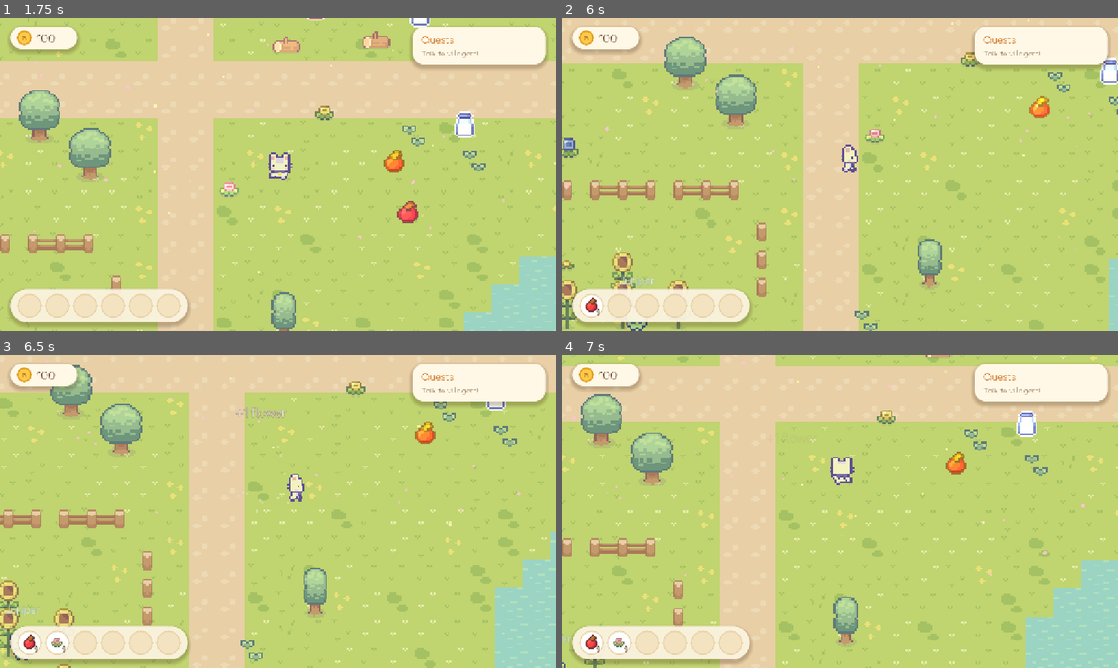
Above: before the commit, frames 1-4 (two rows, left to right).
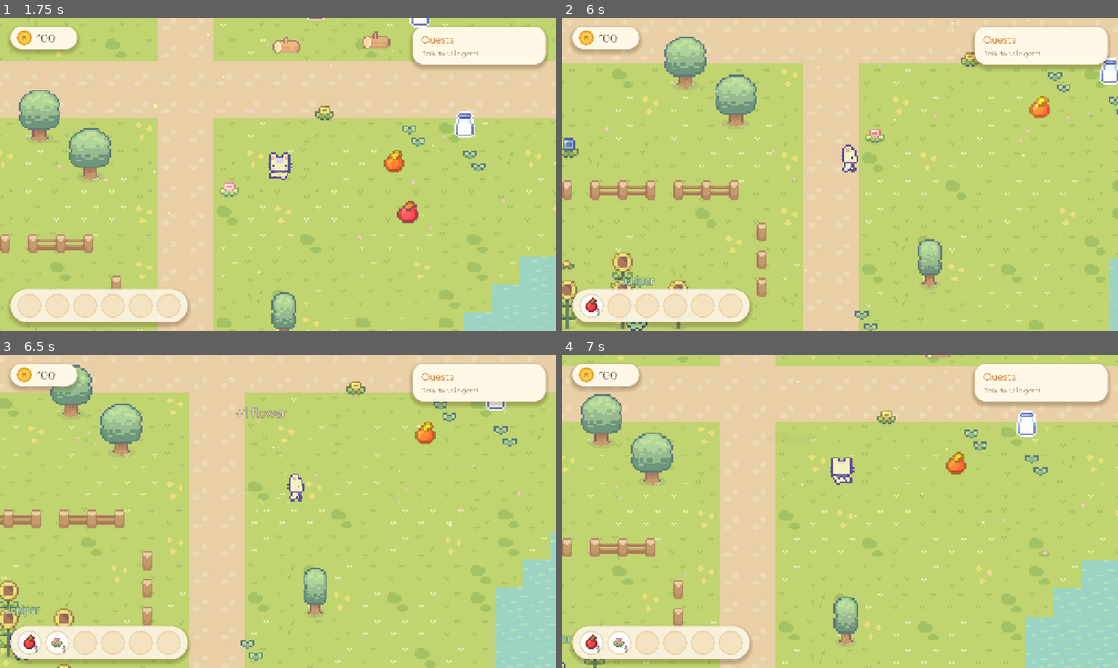
Above: after the commit, the same moments.

Repository: francosae/hotline-village
Game: Godot game, scene res://scenes/title.tscn
Same seed, same stepped clock (60 frames per second), same inputs: the game is played once before the commit and once after it.
Inputs (mouse positions are in pixels of both pictures, inside the frame that each line leads up to):
- Up to frame 1 (1.75 s): tap Enter at 0.5, 1.35 s; move the mouse to (400, 158) at 0.52 s; hold D (move_right) 0.53-1.28 s; tap E at 0.6 s; click (400, 158) at 0.67 s; tap Space at 0.77, 1.52 s; move the mouse to (166, 190) at 1.27 s; hold S (move_down) from 1.28 s (still down)
- Up to frame 2 (6 s): move the mouse to (895, 105) at 2.02 s; release S (move_down) at 2.03 s; hold D (move_right) 2.03-2.78 s; tap Keypad Enter at 2.1, 4.35 s; move the mouse to (812, 237) at 2.77 s; hold W (move_up) 2.78-3.53 s; tap E at 2.85, 5.1 s; click (812, 237) at 2.92 s; tap Space at 3.02, 3.77, 4.52 s; move the mouse to (1006, 221) at 3.52 s; hold A (move_left) 3.53-5.03 s; tap Enter at 3.6, 5.85 s; move the mouse to (673, 127) at 4.27 s; move the mouse to (867, 174) at 5.02 s; hold S (move_down) 5.03-5.78 s; click (867, 174) at 5.17 s; move the mouse to (756, 96) at 5.77 s; hold D (move_right) from 5.78 s (still down)
- Up to frame 3 (6.5 s): keep holding D (move_right); tap Space at 6.02 s
- Up to frame 4 (7 s): move the mouse to (962, 495) at 6.52 s; release D (move_right) at 6.53 s; hold W (move_up) from 6.53 s (still down); tap Keypad Enter at 6.6 s; tap Space at 6.77 s

Frame 1 is identical in both runs. In frame 2, 0.1% of the frame differs, in the area x 10-17%, y 82-87%; in frame 3, less than 0.1%; in frame 4, less than 0.1%.

Commit message:
Round 2: lookup event (looking-it-up pill + Learned card + emotes), give_item tool, plant_tree/seed/sapling icons, mock exercises both
Co-Authored-By: Claude Opus 5.5 (1M context) <noreply@anthropic.com>

Diff:
--- a/scripts/art.gd
+++ b/scripts/art.gd
@@ -25,10 +25,16 @@
 	"wood": {"path": S + "Objects/Basic Grass Biom things 1.png", "region": Rect2(80, 32, 16, 16)},
 	"flower": {"path": S + "Objects/Basic Grass Biom things 1.png", "region": Rect2(112, 48, 16, 16)},
 	"mushroom": {"path": S + "Objects/Basic Grass Biom things 1.png", "region": Rect2(96, 0, 16, 16)},
+	# round 2 (farming)
+	"seed_wheat": {"path": S + "Objects/Basic Plants.png", "region": Rect2(0, 0, 16, 16)},
+	"seed_tomato": {"path": S + "Objects/Basic Plants.png", "region": Rect2(0, 16, 16, 16)},
+	"sapling": {"path": S + "Objects/Basic Grass Biom things 1.png", "region": Rect2(96, 16, 16, 16)},
+	"plant_tree": {"path": S + "Objects/Basic Grass Biom things 1.png", "region": Rect2(0, 0, 16, 32)},
 }
 
 const ITEM_NAMES := {"egg": "egg", "milk": "milk", "wheat": "wheat", "tomato": "tomato",
-	"pumpkin": "pumpkin", "wood": "wood", "flower": "flower", "mushroom": "mushroom"}
+	"pumpkin": "pumpkin", "wood": "wood", "flower": "flower", "mushroom": "mushroom",
+	"seed_wheat": "wheat seeds", "seed_tomato": "tomato seeds", "sapling": "sapling", "plant_tree": "trees planted"}
 
 const BIOM := S + "Objects/Basic Grass Biom things 1.png"
 const PROPS := {
@@ -143,6 +149,9 @@
 		var base: FontFile = load("res://fonts/Fredoka.ttf")
 		var f: FontFile = base.duplicate()
 		f.multichannel_signed_distance_field = true
-		f.msdf_pixel_range = 8
+		f.msdf_pixel_range = 16
 		_font = f
 	return _font
+
+static func item_name(id: String) -> String:
+	return ITEM_NAMES.get(id, id.replace("_", " "))
--- a/scripts/dialogue.gd
+++ b/scripts/dialogue.gd
@@ -20,6 +20,45 @@
 var _level := 0.0
 var _t := 0.0
 var _connecting := false
+var lookup_pill: PanelContainer
+var lookup_label: Label
+var learned: PanelContainer
+var learned_title: Label
+var learned_query: Label
+var learned_text: Label
+var _lookup_name := ""
+var _learned_tween: Tween
+
+func show_lookup(who: String, query: String) -> void:
+	_lookup_name = who
+	lookup_pill.visible = true
+	lookup_label.text = "%s is looking it up..." % who
+	lookup_pill.reset_size()
+	lookup_pill.pivot_offset = lookup_pill.size * 0.5
+	UiKit.pop_in(lookup_pill, 0.5)
+
+func lookup_failed(who: String) -> void:
+	lookup_label.text = "%s couldn't find it" % who
+	await get_tree().create_timer(2.0).timeout
+	lookup_pill.visible = false
+	_lookup_name = ""
+
+func show_learned(who: String, query: String, summary: String) -> void:
+	lookup_pill.visible = false
+	_lookup_name = ""
+	learned_title.text = "%s learned something!" % who
+	learned_query.text = "\"%s\"" % query
+	learned_text.text = summary if summary.length() <= 220 else summary.substr(0, 217) + "..."
+	learned.visible = true
+	learned.reset_size()
+	learned.pivot_offset = learned.size * 0.5
+	UiKit.pop_in(learned, 0.6)
+	if _learned_tween:
+		_learned_tween.kill()
+	_learned_tween = learned.create_tween()
+	_learned_tween.tween_interval(7.0)
+	_learned_tween.tween_property(learned, "modulate:a", 0.0, 0.4)
+	_learned_tween.tween_callback(func(): learned.visible = false)
 
 func _ready() -> void:
 	layer = 10
@@ -99,6 +138,37 @@
 	player_label.custom_minimum_size.x = 120
 	player_bubble.add_child(player_label)
 	root.add_child(player_bubble)
+	# lookup pill + learned card
+	lookup_pill = PanelContainer.new()
+	var lp := UiKit.box(Color("#2a9d8f"), 22)
+	lp.content_margin_left = 22
+	lp.content_margin_right = 22
+	lookup_pill.add_theme_stylebox_override("panel", lp)
+	lookup_label = UiKit.label("", 20, Color.WHITE)
+	lookup_pill.add_child(lookup_label)
+	lookup_pill.visible = false
+	root.add_child(lookup_pill)
+	learned = PanelContainer.new()
+	var lc := UiKit.box(UiKit.CREAM, 28, true, 4, Color("#9fd8cf"))
+	lc.content_margin_left = 24
+	lc.content_margin_right = 24
+	lc.content_margin_top = 16
+	lc.content_margin_bottom = 18
+	learned.add_theme_stylebox_override("panel", lc)
+	var lv := VBoxContainer.new()
+	lv.add_theme_constant_override("separation", 4)
+	learned_title = UiKit.label("Learned!", 24, Color("#2a9d8f"))
+	lv.add_child(learned_title)
+	learned_query = UiKit.label("", 16, Color("#a08060"))
+	lv.add_child(learned_query)
+	learned_text = UiKit.label("", 19, Color("#5b4636"))
+	learned_text.autowrap_mode = TextServer.AUTOWRAP_WORD_SMART
+	learned_text.custom_minimum_size.x = 380
+	lv.add_child(learned_text)
+	learned.add_child(lv)
+	learned.visible = false
+	learned.rotation = 0.025
+	root.add_child(learned)
 	hint = UiKit.label("Esc  hang up", 16, Color("#a08060"))
 	root.add_child(hint)
 	_set_visible(false)
@@ -118,6 +188,10 @@
 	var pw := minf(player_label.get_minimum_size().x + 40, 520)
 	player_label.custom_minimum_size.x = minf(maxf(player_label.get_minimum_size().x, 120), 480)
 	player_bubble.position = Vector2(bx + 940 - player_bubble.size.x - 30, by - player_bubble.size.y - 14)
+	lookup_pill.position = Vector2(bx + 230, by - lookup_pill.size.y - 12)
+	learned.position = Vector2(vs.x - learned.size.x - 30, 150)
+	if _lookup_name != "":
+		lookup_label.text = "%s is looking it up%s" % [_lookup_name, ".".repeat(1 + int(_t * 3.0) % 3)]
 
 func open_for(id: String) -> void:
 	npc = id
@@ -145,6 +219,8 @@
 	if not open:
 		return
 	open = false
+	lookup_pill.visible = false
+	_lookup_name = ""
 	Sfx.play("close")
 	Sfx.duck(false)
 	var t := box.create_tween()
--- a/scripts/hotline.gd
+++ b/scripts/hotline.gd
@@ -7,6 +7,7 @@
 signal speaking(npc: String, on: bool)
 signal volume(level: float)
 signal tool(npc: String, name: String, args: Dictionary)
+signal lookup(npc: String, query: String, status: String, summary: String)
 
 var is_web := OS.has_feature("web")
 var active_npc := ""
@@ -97,6 +98,8 @@
 			speaking.emit(npc, bool(ev.get("on", false)))
 		"volume":
 			volume.emit(float(ev.get("level", 0.0)))
+		"lookup":
+			lookup.emit(npc, str(ev.get("query", "")), str(ev.get("status", "")), str(ev.get("summary", "")))
 		"tool":
 			var args = ev.get("args", {})
 			tool.emit(npc, str(ev.get("name", "")), args if args is Dictionary else {})
@@ -147,7 +150,11 @@
 		push.call(0.1, {"type": "tool", "name": "emote", "args": {"kind": "love"}})
 		push.call(0.1, {"type": "tool", "name": "animate", "args": {"kind": "dance"}})
 	else:
-		player_says.call("Hey! Need any help today?")
+		player_says.call("Hey! What's the tallest tree in the world?")
+		push.call(0.3, {"type": "lookup", "query": "tallest tree in the world", "status": "start"})
+		push.call(1.8, {"type": "lookup", "query": "tallest tree in the world", "status": "done", "summary": "Hyperion, a coast redwood in California, is about 116 m tall: the tallest known living tree."})
+		say.call("Ooh, I looked it up! A redwood called Hyperion, 116 meters tall!")
+		push.call(0.1, {"type": "tool", "name": "give_item", "args": {"item": "seed_tomato", "count": 2}})
 		say.call("Actually yes! Could you bring me 3 %s? I'll pay you in bells!" % item)
 		push.call(0.1, {"type": "tool", "name": "emote", "args": {"kind": "idea"}})
 		push.call(0.1, {"type": "tool", "name": "give_quest", "args": {"item": item, "count": 3, "title": "3 %s for %s" % [item, npc.capitalize()], "reward": 300}})
--- a/scripts/hud.gd
+++ b/scripts/hud.gd
@@ -118,7 +118,11 @@
 	for c in pocket.get_children():
 		c.queue_free()
 	var shown := 0
-	for item in GameState.ITEMS:
+	var order: Array = GameState.ITEMS.duplicate()
+	for k in GameState.inventory.keys():
+		if not k in order:
+			order.append(k)
+	for item in order:
 		var n := GameState.count(item)
 		if n <= 0:
 			continue
@@ -161,6 +165,8 @@
 		v.add_child(UiKit.label("for %s  |  %d bells" % [Art.NPC_NAMES.get(q["npc"], q["npc"]), int(q["reward"])], 14, Color("#a08060")))
 		row.add_child(v)
 		var have := mini(GameState.count(q["item"]), int(q["count"]))
+		if q.has("progress"):
+			have = mini(int(q["progress"]), int(q["count"]))
 		var prog := UiKit.label("%d/%d" % [have, int(q["count"])], 22, Color("#3aa35b") if have >= int(q["count"]) else UiKit.BROWN)
 		row.add_child(prog)
 		quest_list.add_child(row)
--- a/scripts/main.gd
+++ b/scripts/main.gd
@@ -54,6 +54,7 @@
 	Hotline.speaking.connect(func(n, on): if n == talking: dialogue.on_speaking(on))
 	Hotline.volume.connect(func(l): dialogue.on_volume(l))
 	Hotline.tool.connect(_on_tool)
+	Hotline.lookup.connect(_on_lookup)
 	Sfx.music_on()
 	if OS.get_environment("HV_SHOT") != "":
 		_shot_tour()
@@ -351,6 +352,8 @@
 			_hang_up()
 
 func _try_talk() -> void:
+	if talking != "":
+		return
 	var best := ""
 	var bd := TALK_DIST
 	for id in npcs:
@@ -400,8 +403,8 @@
 			if npc: npc.animate(str(args.get("kind", "jump")))
 		"give_quest":
 			var item := str(args.get("item", "egg"))
-			if not item in GameState.ITEMS:
-				Hotline.inform("Unknown item '%s'. Valid items: %s" % [item, ", ".join(GameState.ITEMS)])
+			if not Art.ITEMS.has(item):
+				Hotline.inform("Unknown item '%s'. Valid items: %s, plant_tree" % [item, ", ".join(GameState.ITEMS)])
 				return
 			var q := GameState.add_quest(n, item, int(args.get("count", 3)), str(args.get("title", "Bring %s" % item)), int(args.get("reward", 200)))
 			hud.toast("New quest!  %s" % q["title"], Color("#ff9f43"))
@@ -423,6 +426,19 @@
 				Hotline.inform("Player only has %d/%d %s. The quest is not complete yet." % [int(r["have"]), int(r["need"]), item])
 				hud.toast("Not enough %s yet  (%d/%d)" % [item, int(r["have"]), int(r["need"])], Color("#e07a5f"))
 				Sfx.play("error")
+		"give_item":
+			var item := str(args.get("item", ""))
+			var cnt := clampi(int(args.get("count", 1)), 1, 20)
+			if not Art.ITEMS.has(item) or item == "plant_tree":
+				Hotline.inform("Can't give '%s': unknown item." % item)
+				return
+			GameState.add_item(item, cnt)
+			hud.toast("Got %d %s!" % [cnt, Art.item_name(item)], Color("#7bc96f"))
+			Sfx.play("pickup", 0.05, -2.0)
+			if npc:
+				Fx.burst(world, npc.position + Vector2(0, -14), "sparkle")
+				Fx.float_text(world, player.position + Vector2(0, -18), "+%d %s" % [cnt, Art.item_name(item)])
+			Hotline.inform("Player received %d %s and now has %d." % [cnt, item, GameState.count(item)])
 		"gift":
 			var b := int(args.get("bells", 0))
 			if b > 0:
@@ -433,6 +449,23 @@
 			await get_tree().create_timer(1.2).timeout
 			if talking == n:
 				_hang_up()
+
+func _on_lookup(n: String, query: String, st: String, summary: String) -> void:
+	var npc = npcs.get(n)
+	match st:
+		"start":
+			if npc: npc.emote("book")
+			dialogue.show_lookup(Art.NPC_NAMES.get(n, n), query)
+			Sfx.play("talk", 0.1, -8.0)
+		"done":
+			if npc:
+				npc.emote("idea")
+				Fx.burst(world, npc.position + Vector2(0, -20), "sparkle")
+			dialogue.show_learned(Art.NPC_NAMES.get(n, n), query, summary)
+			Sfx.play("quest", 0.05, -6.0)
+		_:
+			if npc: npc.emote("sad")
+			dialogue.lookup_failed(Art.NPC_NAMES.get(n, n))
 
 func _on_picked(item: String, pos: Vector2) -> void:
 	GameState.add_item(item, 1)
@@ -464,7 +497,11 @@
 	_try_talk()
 	await get_tree().create_timer(3.2).timeout
 	await _shot("3_dialogue")
-	await get_tree().create_timer(5.5).timeout
+	await get_tree().create_timer(2.6).timeout
+	await _shot("3b_lookup")
+	await get_tree().create_timer(2.4).timeout
+	await _shot("3c_learned")
+	await get_tree().create_timer(6.5).timeout
 	await _shot("4_quest")
 	await get_tree().create_timer(5.0).timeout
 	GameState.add_item("milk", 3)
--- a/scripts/npc.gd
+++ b/scripts/npc.gd
@@ -94,7 +94,7 @@
 	"happy": ["^ ^", Color("#ffb703")], "love": ["<3", Color("#ef476f")], "laugh": ["haha", Color("#fb8500")],
 	"surprised": ["!!", Color("#e63946")], "question": ["?", Color("#4361ee")], "angry": ["grr", Color("#d62828")],
 	"sad": ["T T", Color("#4895ef")], "idea": ["!", Color("#f4a261")], "music": ["la~", Color("#9b5de5")],
-	"sleepy": ["zzz", Color("#577590")],
+	"sleepy": ["zzz", Color("#577590")], "think": ["...", Color("#8d6e63")], "book": ["?!", Color("#2a9d8f")],
 }
 
 func emote(kind: String) -> void:
@@ -103,7 +103,7 @@
 	var e: Array = EMOTES.get(kind, EMOTES["happy"])
 	var b := Node2D.new()
 	b.z_index = 45
-	b.position = Vector2(10, -_head_y() - 10)
+	b.position = Vector2(12, -_head_y() - 14)
 	var panel := Panel.new()
 	var sb := StyleBoxFlat.new()
 	sb.bg_color = Color.WHITE
